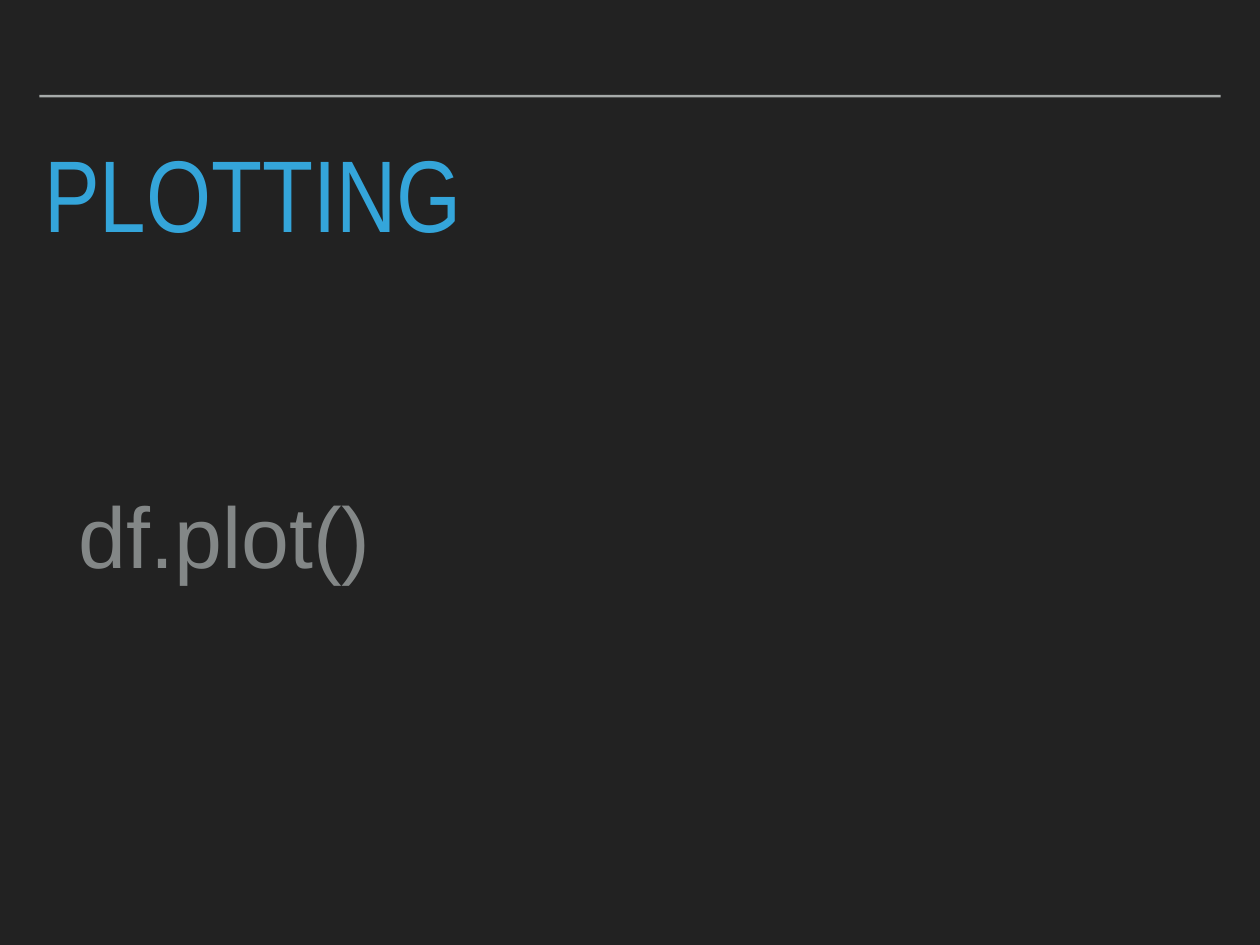
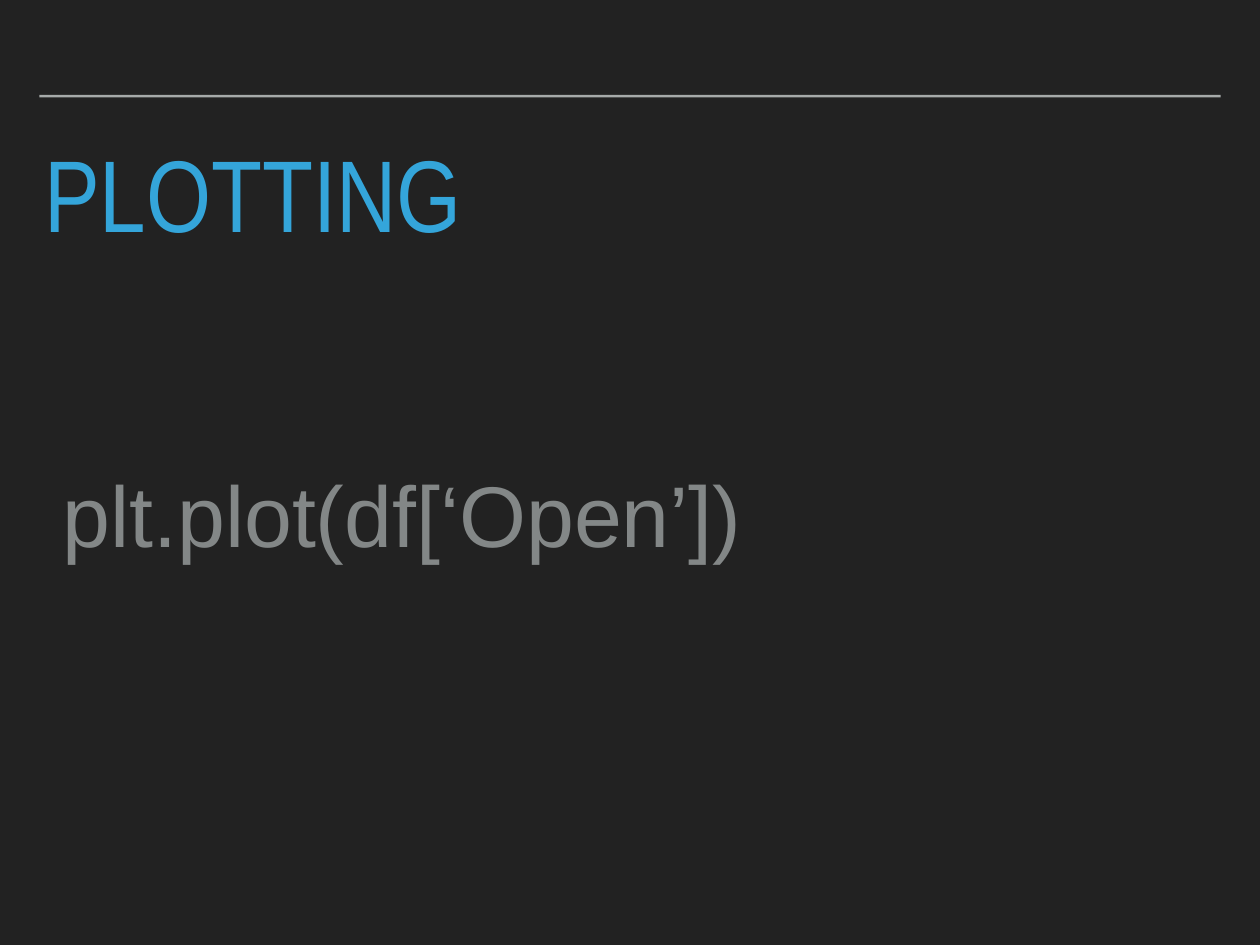
Before and after one commit to robcarrington/python-for-data-science, a slide deck: slide 17 of Session8/Session8_Slides.pptx (slide 32 before the commit). Drawn at 1260x945 pixels with LibreOffice and Linux fonts; fonts in the diff are those of the drawing. Boxes give left, top, right and bottom in pixels: in the first picture for what was removed or moved away, otherwise in the second. Text is boxed around its words. In the diff, an @@ line names an element or a change of style, - is before the commit and + after.

```diff
--- a/Session8/Session8_Slides.pptx
+++ b/Session8/Session8_Slides.pptx
@@ text added at [62,485,741,562], 70 pt, text #838787 @@
+plt.plot(df[‘Open’])
@@ text removed at [79,506,371,583] @@
-df.plot()
```
Also in this commit, not shown: 3 other slides changed, 9 slides added, 47 slides removed, 3 other files.
